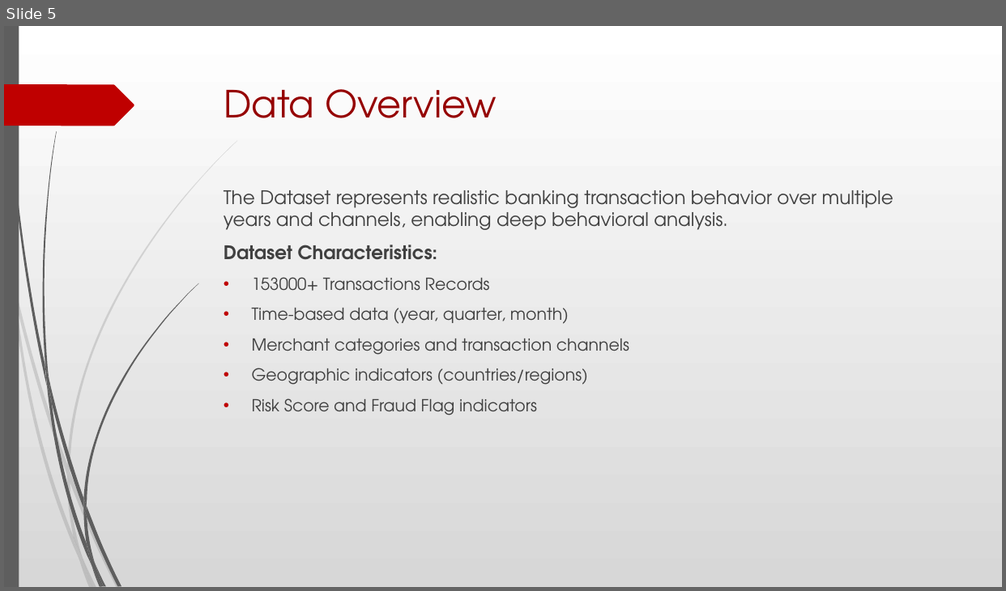
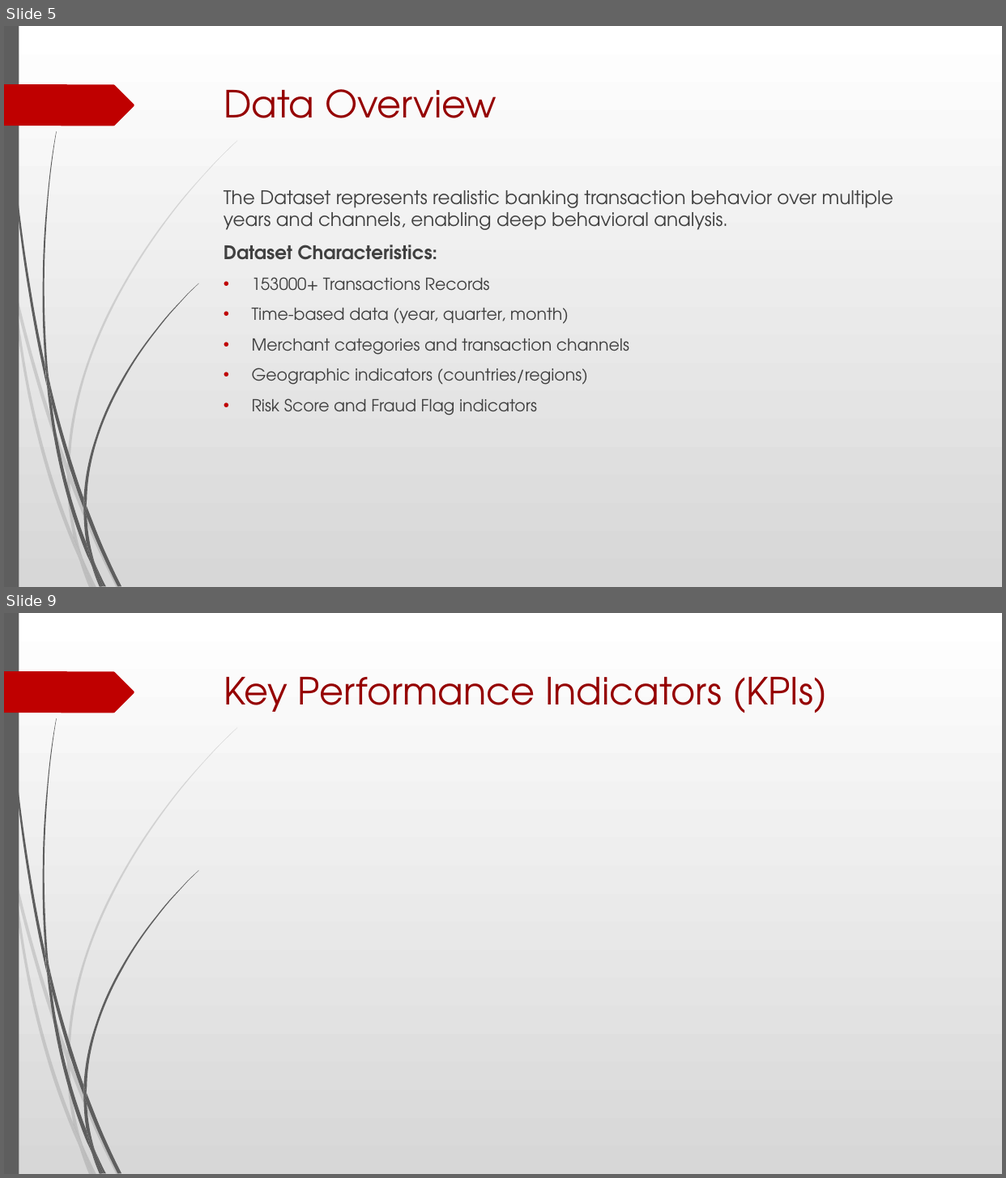
Before and after one commit to Garvdudy/ETL-Banking-Transactions-Combined-Pipeline-Project, a slide deck: Global Banking Fraud Detection & Risk Analysis Presentation.pptx. Shown one above the other, each under a label of ours: slide 5 before the commit, slides 5 and 9 after it; the slides between them are not shown. The pictures are 1006x591 and 1006x1178 pixels, drawn with LibreOffice and Linux fonts; fonts in the diff are those of the drawing. Boxes give left, top, right and bottom in pixels: in the first picture for what was removed or moved away, otherwise in the second. Text is boxed around its words. In the diff, an @@ line names an element or a change of style, - is before the commit and + after.

```diff
--- a/Global Banking Fraud Detection & Risk Analysis Presentation.pptx
+++ b/Global Banking Fraud Detection & Risk Analysis Presentation.pptx
@@ slide 9 added at (x1=4, y1=613, x2=1002, y2=1174), background gradient #FFFFFF to #D7D7D7; not listed: 24 template elements that a slide beside it also shows @@
@@ title added at (x1=224, y1=677, x2=827, y2=713), 36 pt, text #950000 @@
+Key Performance Indicators (KPIs)
```
Also in this commit, not shown: 1 slide changed, 2 other slides added, 1 slide removed, 1 other file.
